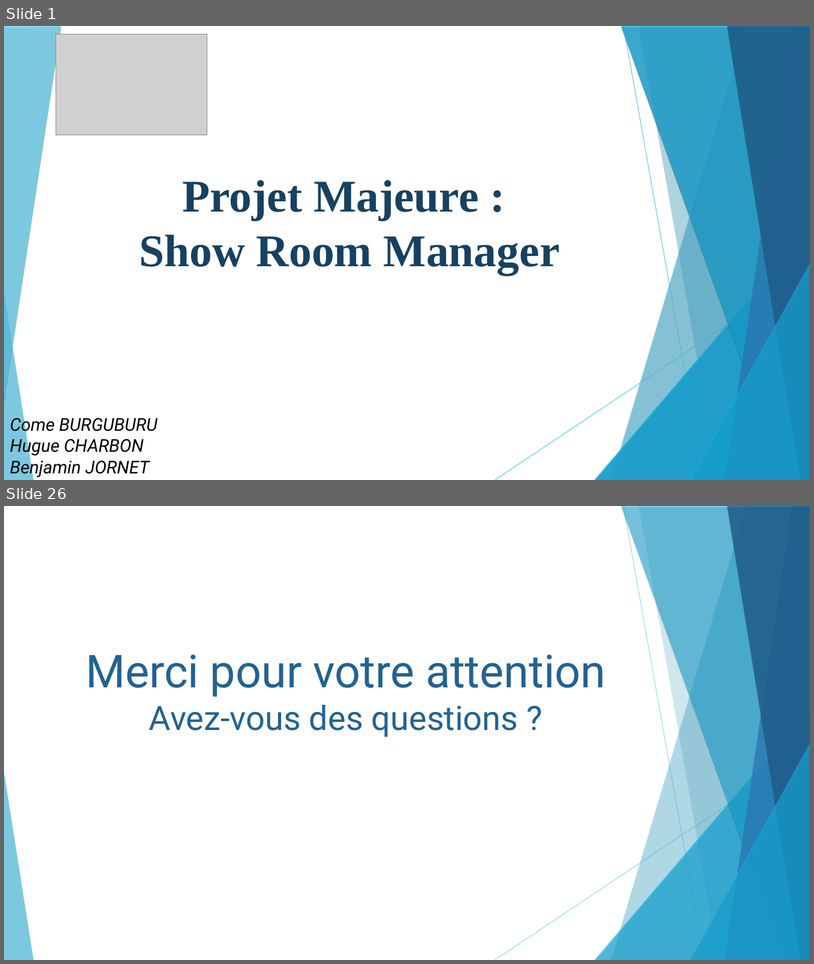
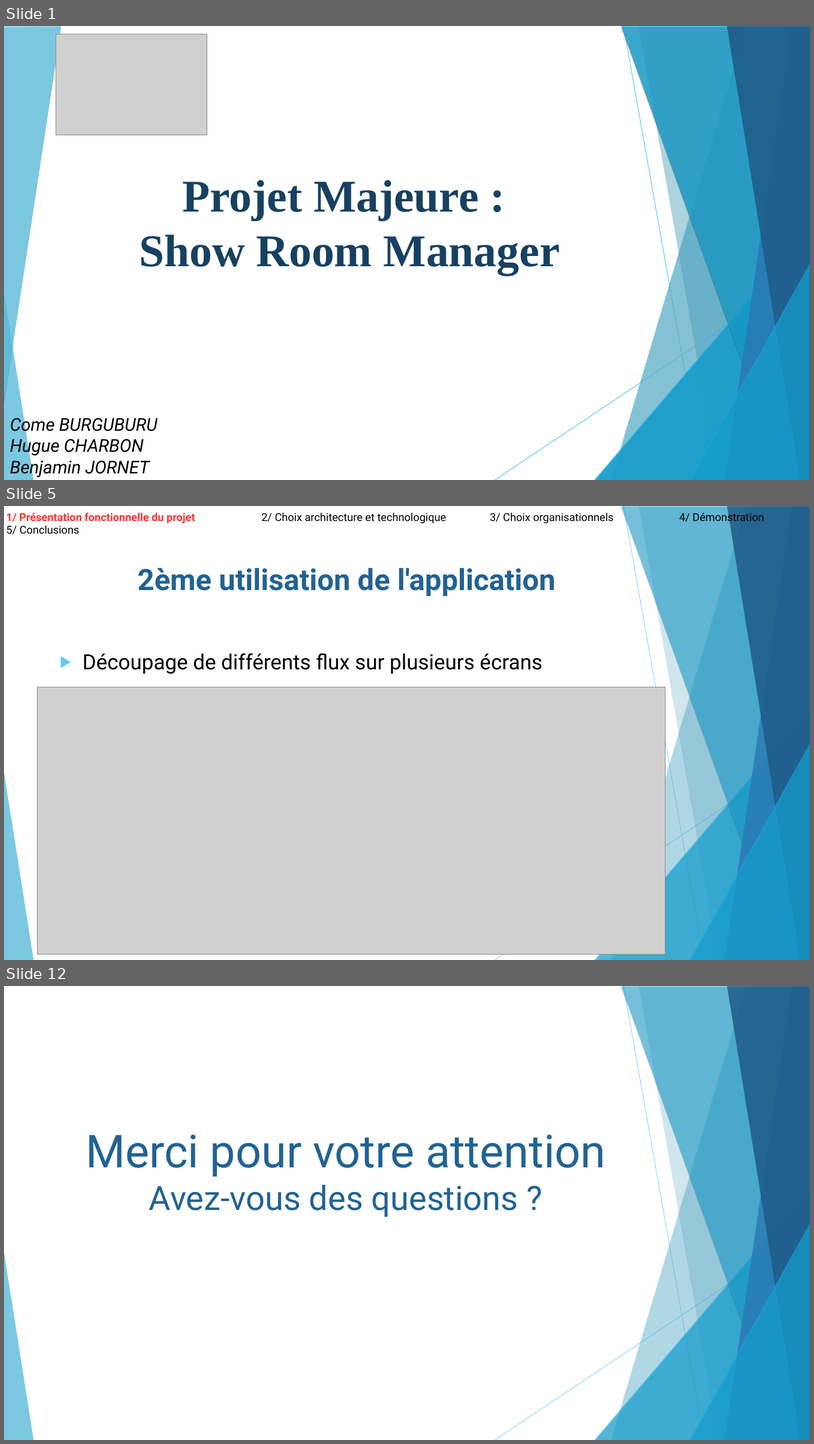
Before and after one commit to ComeBurguburu/AmbianceShowRoom, a slide deck: docs/Presentation orale.odp. Shown one above the other, each under a label of ours: slides 1 and 26 before the commit, slides 1, 5 and 12 after it; the slides between them are not shown. The pictures are 814x964 and 814x1444 pixels, drawn with LibreOffice and Linux fonts; fonts in the diff are those of the drawing; grey boxes stand for pictures. Boxes give left, top, right and bottom in pixels: in the first picture for what was removed or moved away, otherwise in the second. Text is boxed around its words. In the diff, an @@ line names an element or a change of style, - is before the commit and + after.

```diff
--- a/docs/Presentation orale.odp
+++ b/docs/Presentation orale.odp
@@ slide 5 added at [4,506,810,960], background #FFFFFF; not listed: 10 template elements that a slide beside it also shows @@
@@ text added at [6,511,765,524], 13 pt, text #000000 @@
+1/ Présentation fonctionnelle du projet 2/ Choix architecture et technologique 3/ Choix organisationnels 4/ Démonstration 5/ Conclusions
@@ text added at [83,568,556,674], 25 pt, text #000000 @@
+2ème utilisation de l'application
+▶ Découpage de différents flux sur plusieurs écrans
@@ picture added at [37,687,666,954] @@
@@ what was slide 26 is now slide 12 @@
```
Also in this commit, not shown: 3 slides changed, 6 other slides added, 21 slides removed, 5 other files.
